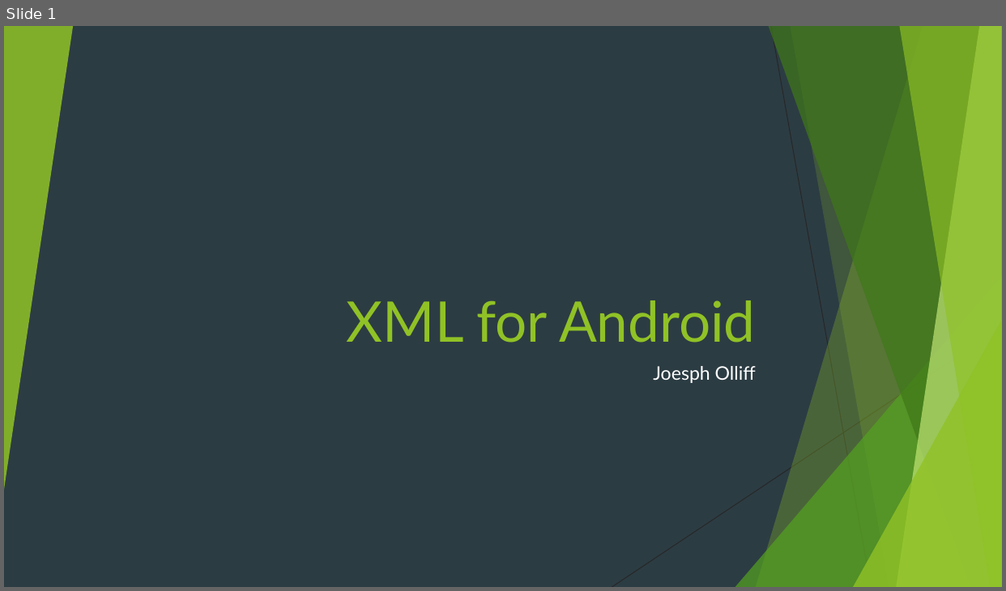
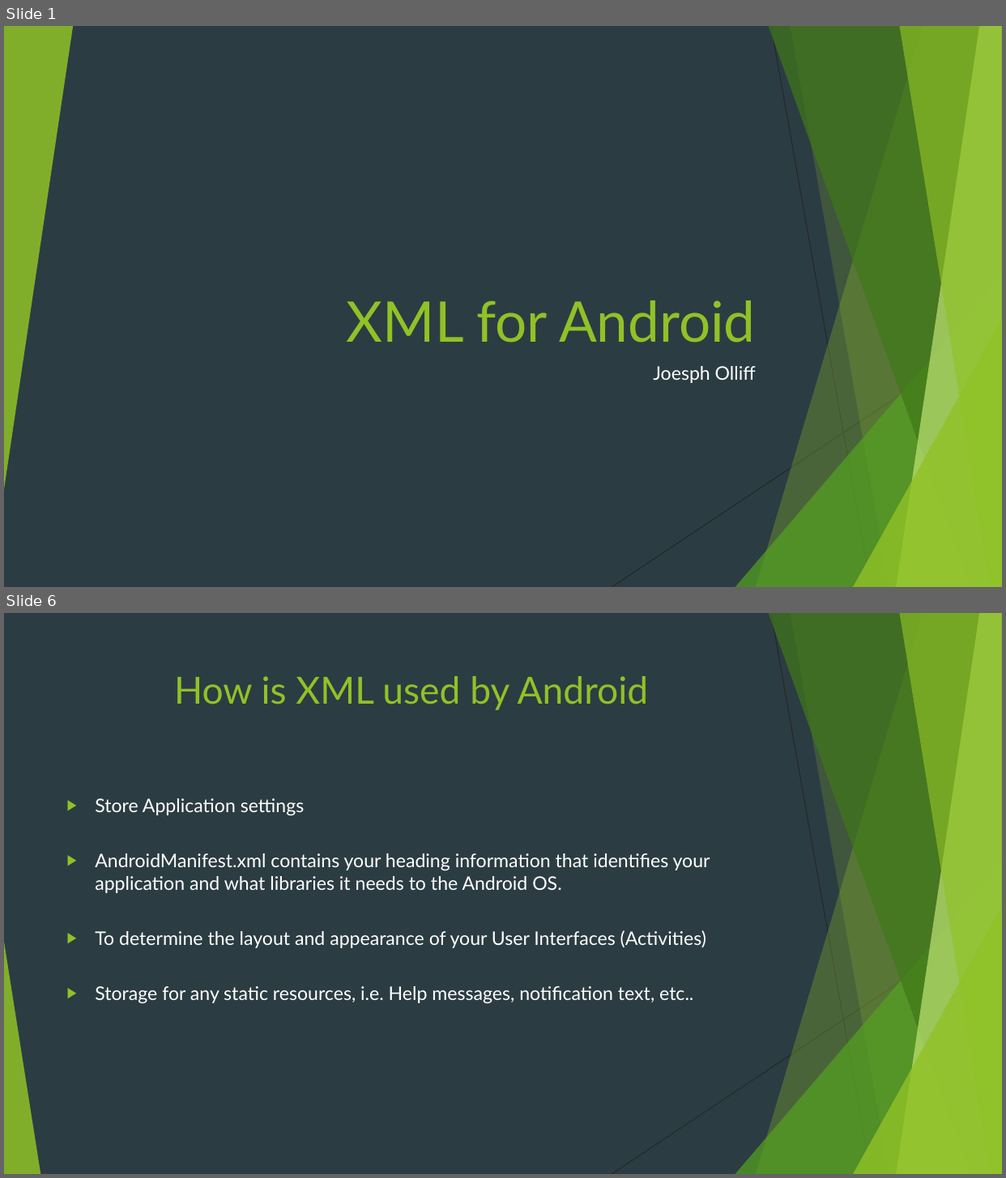
Before and after one commit to Sylvia-Olliff/XML-class, a slide deck: XML for Android.pptx. Shown one above the other, each under a label of ours: slide 1 before the commit, slides 1 and 6 after it; the slides between them are not shown. The pictures are 1006x591 and 1006x1178 pixels, drawn with LibreOffice and Linux fonts; fonts in the diff are those of the drawing. Boxes give left, top, right and bottom in pixels: in the first picture for what was removed or moved away, otherwise in the second. Text is boxed around its words. In the diff, an @@ line names an element or a change of style, - is before the commit and + after.

Commit message:
Skeleton in place
Got the basic layout set up

```diff
--- a/XML for Android.pptx
+++ b/XML for Android.pptx
@@ slide 6 added at box(4, 613, 1002, 1174), background #2C3C43; not listed: 9 template elements that a slide beside it also shows @@
@@ title added at box(174, 676, 649, 710), 36 pt, text #90C226 @@
+How is XML used by Android
@@ text added at box(95, 798, 710, 1004), 18 pt, text #FFFFFF @@
+▶ Store Application settings
+▶ AndroidManifest.xml contains your heading information that identifies your application and what libraries it needs to the Android OS.
+▶ To determine the layout and appearance of your User Interfaces (Activities)
+▶ Storage for any static resources, i.e. Help messages, notification text, etc..
@@ triangle added at box(4, 942, 40, 1174), fill #90C226 at 85% opacity @@
```
Also in this commit, not shown: 4 other slides added.
